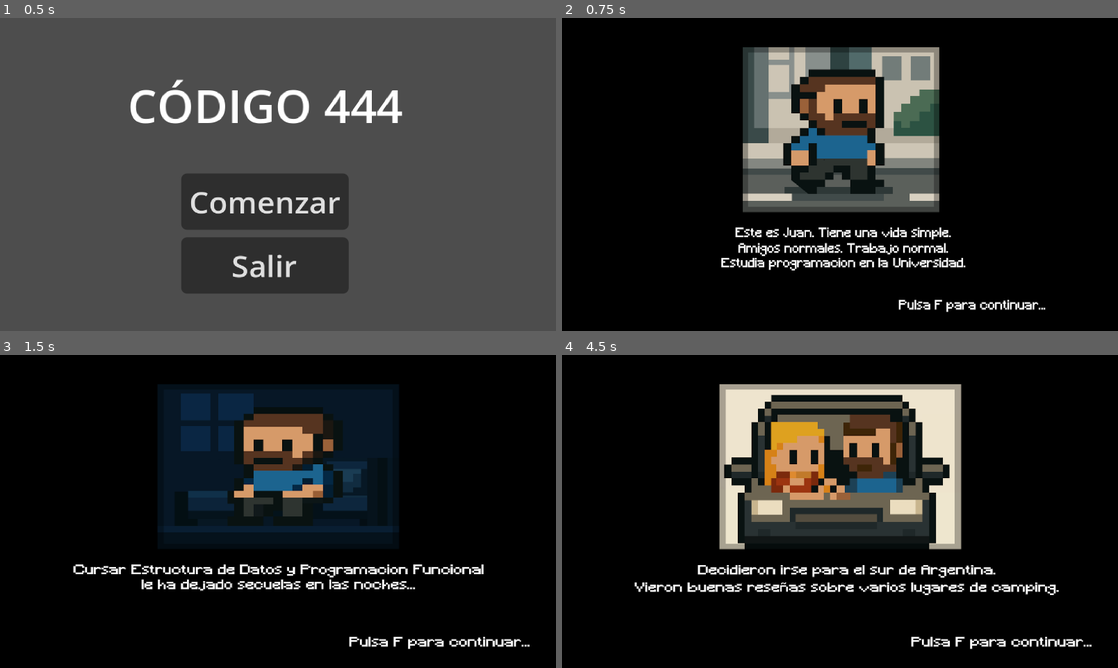
Above: before the commit, frames 1-4 (two rows, left to right).
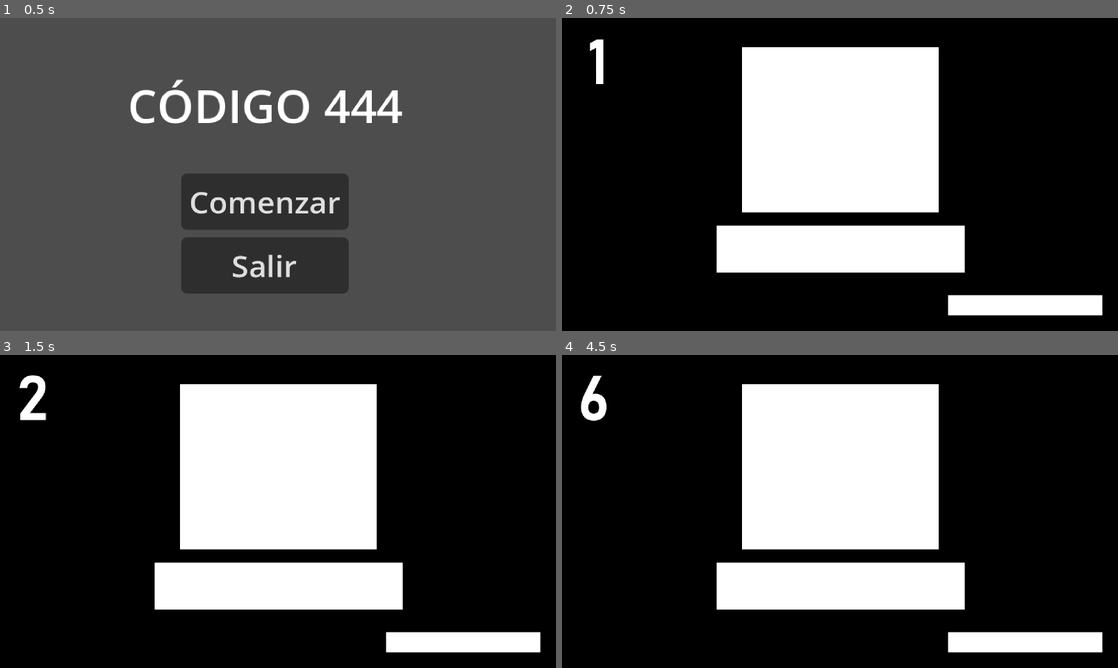
Above: after the commit, the same moments.

Repository: chemebulo/Godot-444Game
Game: Godot game, scene res://scenes/mainmenu.tscn
The game is run twice, just before and just after one commit, with the same random seed, the same clock (stepped at 60 frames per second) and the same inputs.
Inputs:
- Up to frame 1 (0.5 s): no input
- Up to frame 2 (0.75 s): click "Comenzar" at 0.5 s
- Up to frame 3 (1.5 s): tap Enter at 1.25 s; hold D (right) from 1.28 s (still down); hold E (interact) from 1.28 s (still down)
- Up to frame 4 (4.5 s): tap Space at 2, 3.5 s; release D (right) at 2.03 s; release E (interact) at 2.03 s; hold S (down) 2.03-2.78 s; tap E (interact) at 2.1, 3.6 s; tap Enter at 2.75, 4.25 s; hold D (right) 2.78-3.53 s; hold E (interact) 2.78-3.53 s; hold W (up) 3.53-4.28 s; hold A (left) from 4.28 s (still down); hold E (interact) from 4.28 s (still down)

Frame 1 is identical in both runs. In frame 2, 27% of the frame differs, in the area x 5-98%, y 6-96%; in frame 3, 31%; in frame 4, 32%, in the area x 3-98%, y 6-96%.

Commit message:
Add: Funcionalidades: Ayuda controles, Camara con seguimiento, Mejoras en diapositivas

Diff:
--- a/project.godot
+++ b/project.godot
@@ -63,6 +63,11 @@
 "events": [Object(InputEventKey,"resource_local_to_scene":false,"resource_name":"","device":-1,"window_id":0,"alt_press …(195 unchanged characters)…
 ]
 }
+help={
+"deadzone": 0.2,
+"events": [Object(InputEventKey,"resource_local_to_scene":false,"resource_name":"","device":-1,"window_id":0,"alt_pressed":false,"shift_pressed":false,"ctrl_pressed":false,"meta_pressed":false,"pressed":false,"keycode":0,"physical_keycode":72,"key_label":0,"unicode":104,"location":0,"echo":false,"script":null)
+]
+}
 
 [rendering]
 
--- a/scenes/game.tscn
+++ b/scenes/game.tscn
@@ -1,15 +1,48 @@
-[gd_scene load_steps=4 format=3 uid="uid://curbf3fqvcuw3"]
+[gd_scene load_steps=6 format=3 uid="uid://curbf3fqvcuw3"]
 
 [ext_resource type="Script" uid="uid://dx5vg7vw5auvl" path="res://scritps/game.gd" id="1_lnu2h"]
 [ext_resource type="PackedScene" uid="uid://bee0r1ue2kxhn" path="res://scenes/player.tscn" id="1_uwrxv"]
 [ext_resource type="Script" uid="uid://bpba4rvvx5mbb" path="res://scritps/pausemenu.gd" id="2_yqjtg"]
+[ext_resource type="Script" uid="uid://5dcfuapkebbl" path="res://scritps/hintlabel.gd" id="3_iywne"]
+[ext_resource type="Script" uid="uid://dji45yufq1v1k" path="res://scritps/controlspanel.gd" id="3_lbhrr"]
 
 [node name="Node2D" type="Node2D"]
 script = ExtResource("1_lnu2h")
 
 [node name="Player" parent="." instance=ExtResource("1_uwrxv")]
-position = Vector2(87.2184, 43.4355)
+position = Vector2(96, 54)
 scale = Vector2(1.00326, 1.00784)
+
+[node name="UI" type="CanvasLayer" parent="."]
+
+[node name="HintLabel" type="Label" parent="UI"]
+offset_left = 69.0
+offset_top = 82.0
+offset_right = 309.0
+offset_bottom = 105.0
+scale = Vector2(0.26569, 0.26569)
+size_flags_horizontal = 4
+text = "Apretá H para ver los controles"
+script = ExtResource("3_iywne")
+
+[node name="ControlsPanel" type="Panel" parent="UI"]
+offset_left = 77.0
+offset_top = 34.0
+offset_right = 117.0
+offset_bottom = 74.0
+script = ExtResource("3_lbhrr")
+
+[node name="Label" type="Label" parent="UI/ControlsPanel"]
+layout_mode = 0
+offset_left = 3.0
+offset_top = 11.0
+offset_right = 168.0
+offset_bottom = 112.0
+scale = Vector2(0.203656, 0.203656)
+text = "W A S D - Movimiento
+E - Interactuar
+H - Ver controles
+ESC - Pausa"
 
 [node name="PauseMenu" type="CanvasLayer" parent="."]
 process_mode = 3
--- a/scenes/player.tscn
+++ b/scenes/player.tscn
@@ -406,3 +406,6 @@
 [node name="CollisionShape2D" type="CollisionShape2D" parent="."]
 scale = Vector2(1.14547, 0.818597)
 shape = SubResource("RectangleShape2D_g2els")
+
+[node name="Camera2D" type="Camera2D" parent="."]
+position_smoothing_enabled = true
--- /dev/null
+++ b/scritps/controlspanel.gd
@@ -0,0 +1,8 @@
+extends Panel
+
+func _ready():
+	visible = false
+	process_mode = Node.PROCESS_MODE_ALWAYS
+
+func toggle():
+	visible = !visible
--- a/scritps/game.gd
+++ b/scritps/game.gd
@@ -3,3 +3,10 @@
 func _input(event):
 	if event.is_action_pressed("pause"):
 		$PauseMenu.toggle()
+
+	if event.is_action_pressed("help") and not get_tree().paused:
+		$UI/ControlsPanel.toggle()
+		$UI/HintLabel.hide_hint()
+
+func _ready():
+	$UI/HintLabel.show_hint()
--- /dev/null
+++ b/scritps/hintlabel.gd
@@ -0,0 +1,7 @@
+extends Label
+
+func show_hint():
+	visible = true
+
+func hide_hint():
+	visible = false
Binary file changed: assets/diapositiva-1.png
Binary file changed: assets/diapositiva-2.png
Binary file changed: assets/diapositiva-3.png
Binary file changed: assets/diapositiva-4.png
Binary file changed: assets/diapositiva-5.png
Binary file changed: assets/diapositiva-6.png
Not shown, added: scritps/controlspanel.gd.uid
Not shown, added: scritps/hintlabel.gd.uid
